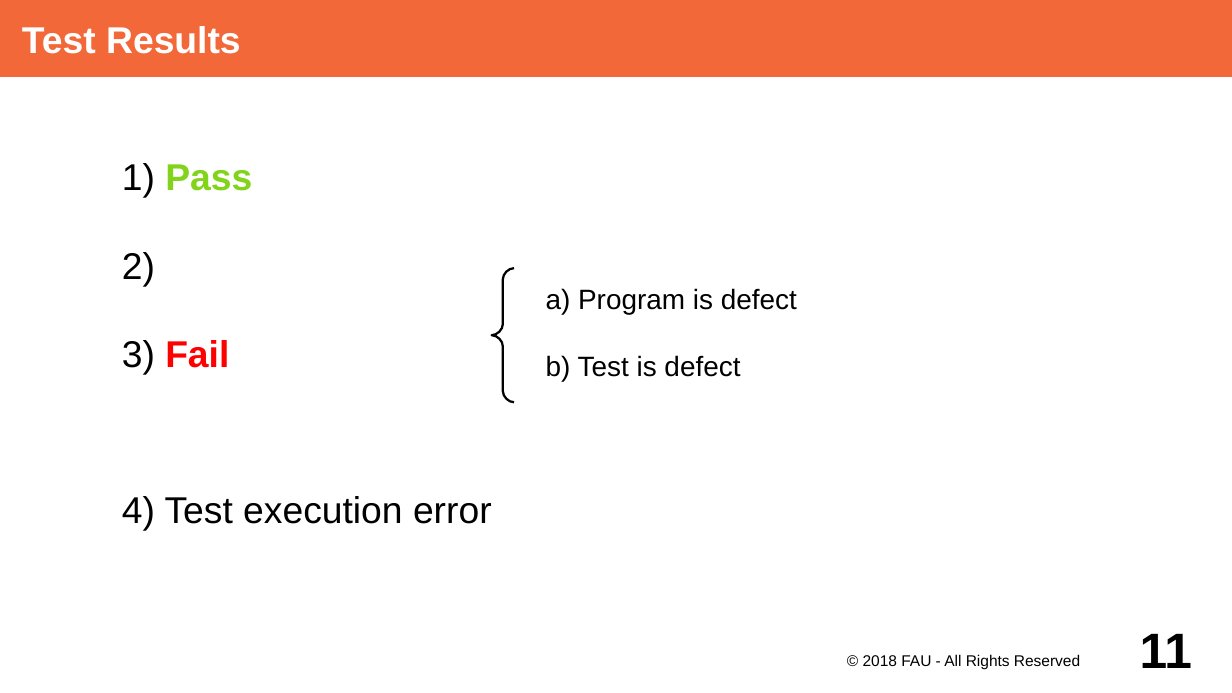
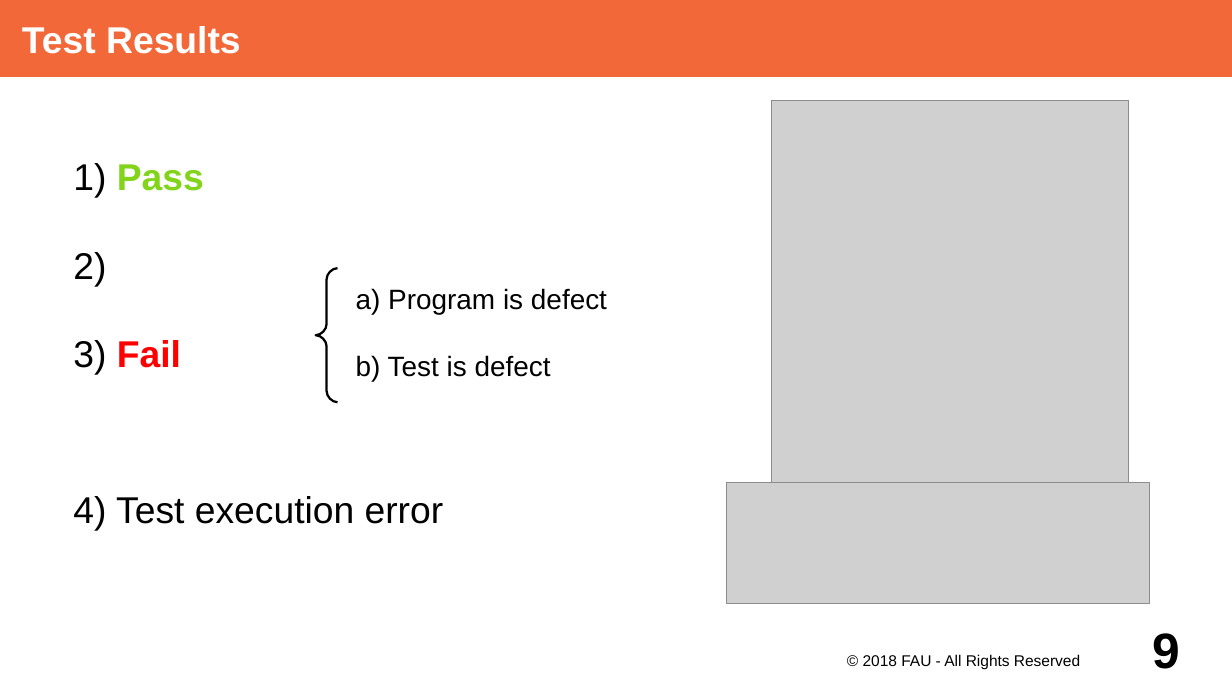
Before and after one commit to dirkriehle/adap-course, a slide deck: slide 9 of Lecture Slides/ADAP B02- Unit Testing with JUnit.odp (slide 11 before the commit). Drawn at 1232x693 pixels with LibreOffice and Linux fonts; fonts in the diff are those of the drawing; grey boxes stand for pictures. Boxes give left, top, right and bottom in pixels: in the first picture for what was removed or moved away, otherwise in the second. Text is boxed around its words. In the diff, an @@ line names an element or a change of style, - is before the commit and + after.

```diff
--- a/Lecture Slides/ADAP B02- Unit Testing with JUnit.odp
+++ b/Lecture Slides/ADAP B02- Unit Testing with JUnit.odp
@@ text "Pass": place and size @@
-text "Pass" at [165, 164, 492, 524]
+text "Pass" at [116, 164, 444, 524]
@@ picture added at [771, 101, 1129, 504] @@
@@ text "a) Program is defect": place and size @@
-text "a) Program is defect" at [546, 288, 797, 381]
+text "a) Program is defect" at [356, 288, 607, 381]
@@ freeform shape: place and size @@
-freeform shape at [492, 268, 514, 402]
+freeform shape at [316, 268, 339, 402]
@@ picture added at [727, 483, 1150, 604] @@
@@ page number at [1152, 633, 1180, 669]: text changed @@
-11
+9
```
Also in this commit, not shown: 7 other slides changed, 1 slide removed, 3 other files.
